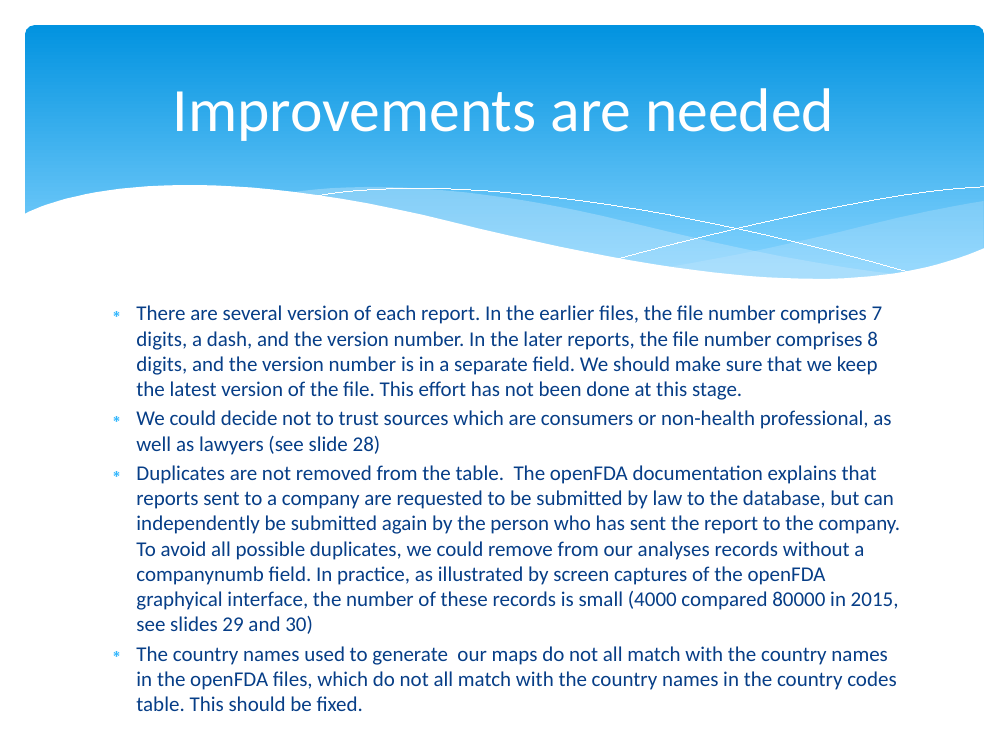
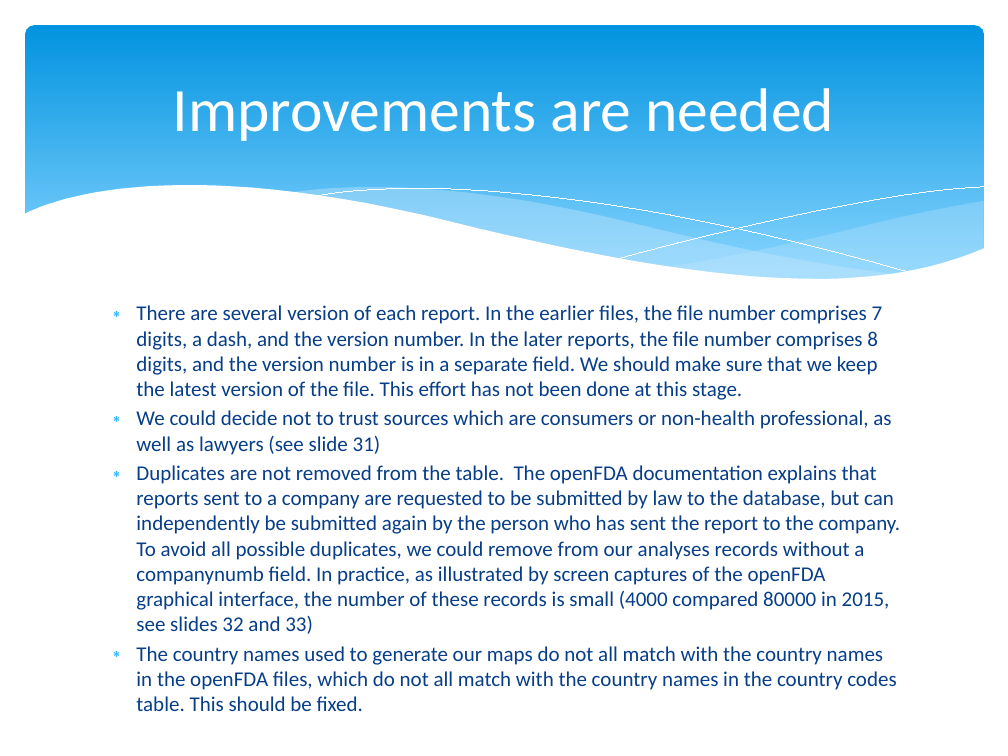
Before and after one commit to agendrin/myProject, a slide deck: slide 30 of 2018_09_10_Presentation.pptx (slide 27 before the commit). Drawn at 1008x756 pixels with LibreOffice and Linux fonts; fonts in the diff are those of the drawing. Boxes give left, top, right and bottom in pixels: in the first picture for what was removed or moved away, otherwise in the second. Text is boxed around its words. In the diff, an @@ line names an element or a change of style, - is before the commit and + after.

```diff
--- a/2018_09_10_Presentation.pptx
+++ b/2018_09_10_Presentation.pptx
@@ text at bbox=[136, 410, 901, 634]: text changed @@
-∗ We could decide not to trust sources which are consumers or non-health professional, as well as lawyers (see slide 28)
-∗ Duplicates are not removed from the table. The openFDA documentation explains that reports sent to a company are requested to be submitted by law to the database, but can independently be submitted again by the person who has sent the report to the company. To avoid all possible duplicates, we could remove from our analyses records without a companynumb field. In practice, as illustrated by screen captures of the openFDA graphyical interface, the number of these records is small (4000 compared 80000 in 2015, see slides 29 and 30)
+∗ We could decide not to trust sources which are consumers or non-health professional, as well as lawyers (see slide 31)
+∗ Duplicates are not removed from the table. The openFDA documentation explains that reports sent to a company are requested to be submitted by law to the database, but can independently be submitted again by the person who has sent the report to the company. To avoid all possible duplicates, we could remove from our analyses records without a companynumb field. In practice, as illustrated by screen captures of the openFDA graphical interface, the number of these records is small (4000 compared 80000 in 2015, see slides 32 and 33)
```
Also in this commit, not shown: 7 other slides changed, 16 slides added, 12 slides removed.
